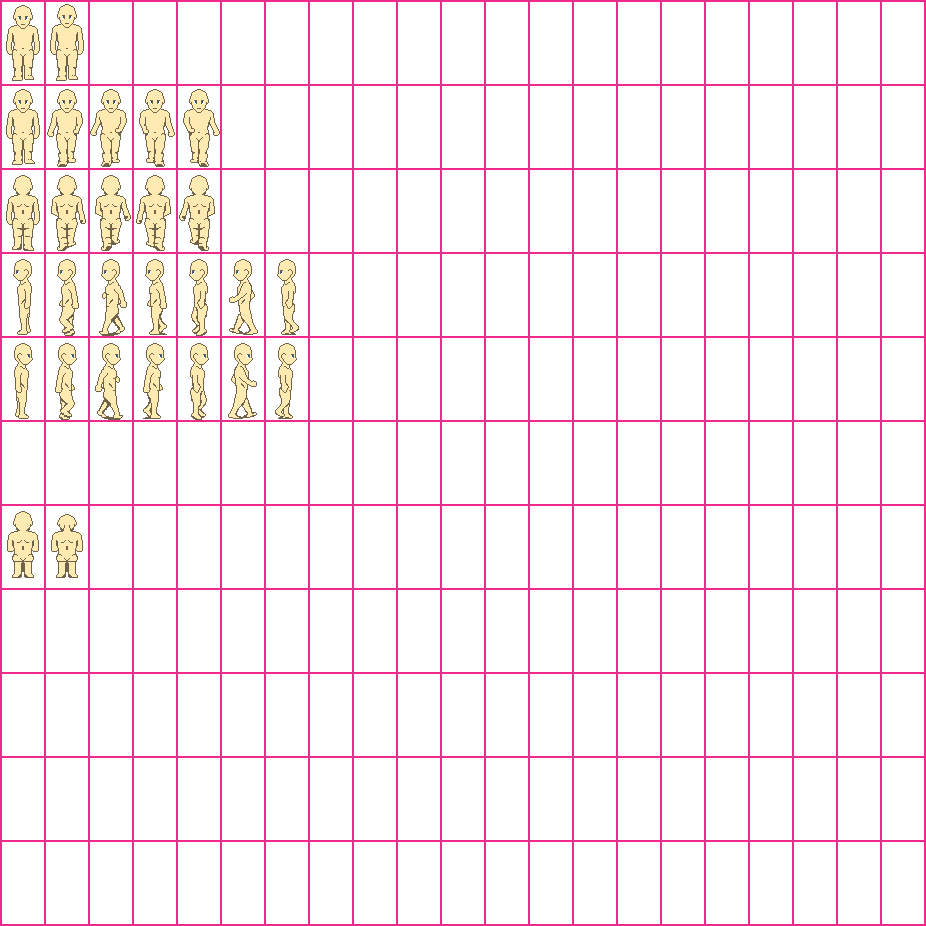
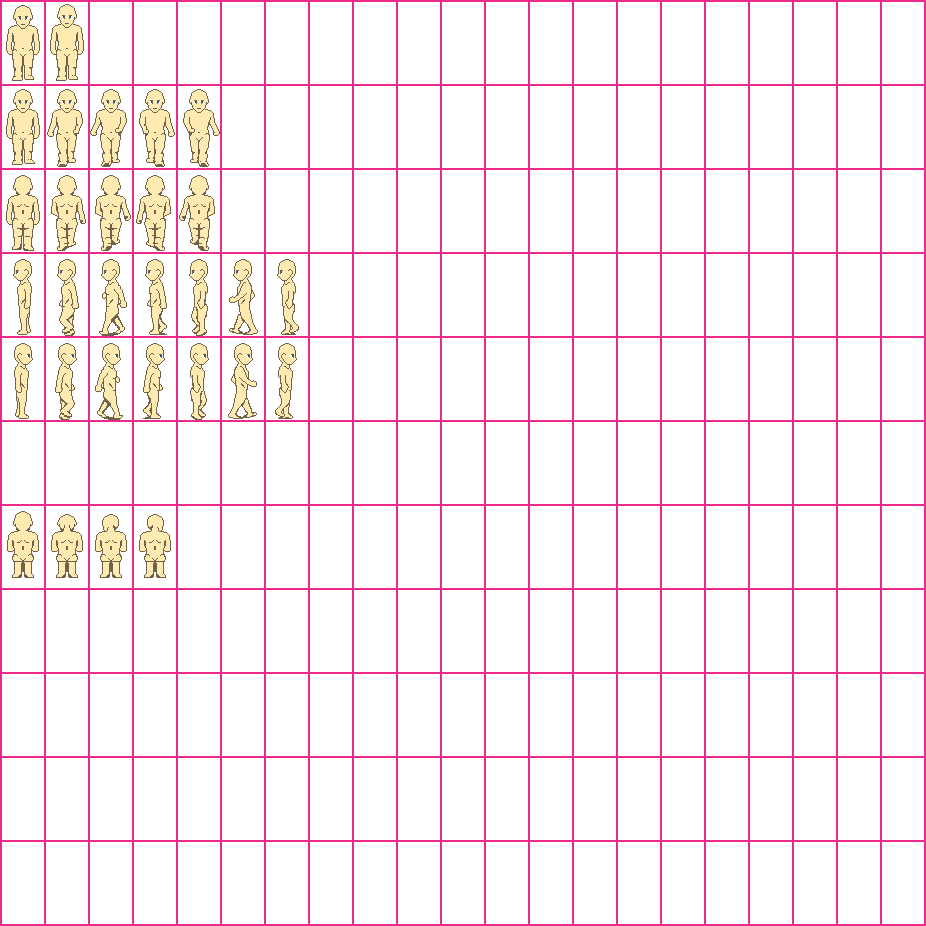
Layered file, before and after one edit (926x926). Changes by layer:
added layer "At Snackbar 2 copy" in group "At snackbar" over box(139, 514, 171, 578)
added layer "At Snackbar 2" in group "At snackbar" over box(95, 514, 127, 578)
